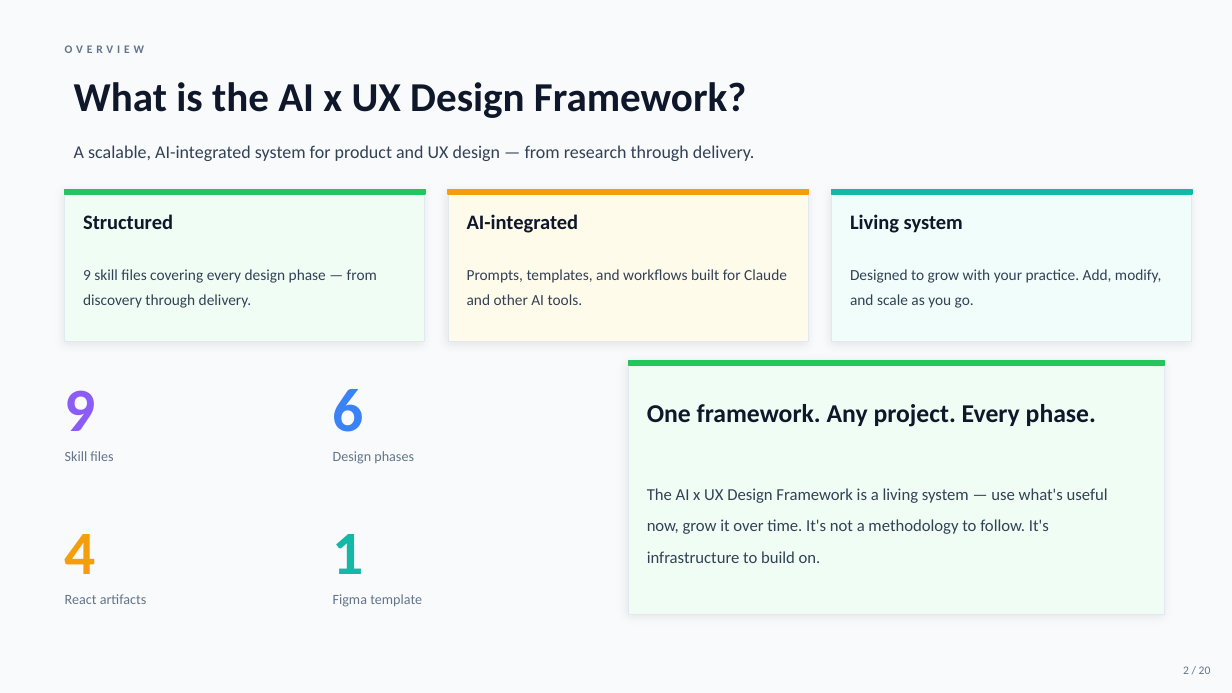
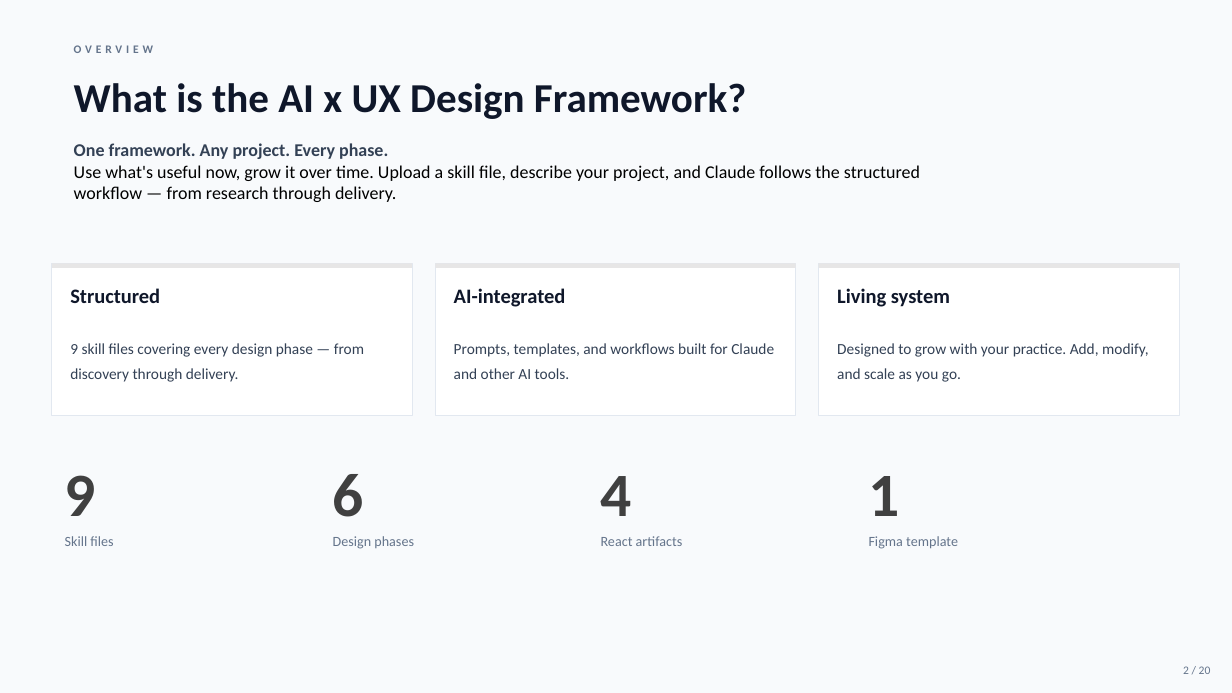
Before and after one commit to quinrobinson/agentic-product-design-framework, a slide deck: slide 2 of artifacts/onboarding-deck.pptx. Drawn at 1232x693 pixels with LibreOffice and Linux fonts; fonts in the diff are those of the drawing. Boxes give left, top, right and bottom in pixels: in the first picture for what was removed or moved away, otherwise in the second. Text is boxed around its words. In the diff, an @@ line names an element or a change of style, - is before the commit and + after.

```diff
--- a/artifacts/onboarding-deck.pptx
+++ b/artifacts/onboarding-deck.pptx
@@ text "OVERVIEW": place and size @@
-text "OVERVIEW" at (65, 45, 144, 53)
+text "OVERVIEW" at (74, 45, 153, 53)
@@ text "One framework. Any project. Every ..." at (74, 143, 920, 202): vertical alignment middle to top @@
@@ text at (74, 143, 920, 202): text changed; text colour #334155 to #000000 @@
-A scalable, AI-integrated system for product and UX design — from research through delivery.
+One framework. Any project. Every phase.
+Use what's useful now, grow it over time. Upload a skill file, describe your project, and Claude follows the structured workflow — from research through delivery.
@@ rectangle at (52, 263, 412, 416): fill #F0FDF4 to #FFFFFF; shadow off @@
@@ rectangle at (52, 263, 412, 268): fill #22C55E to #E7E6E6; outline #22C55E 1 pt to none @@
@@ rectangle at (435, 263, 796, 416): fill #FFFBEB to #FFFFFF; shadow off @@
@@ rectangle at (435, 263, 796, 268): fill #F59E0B to #E7E6E6; outline #F59E0B 1 pt to none @@
@@ 6 texts, 6 rectangles: place and size @@
-6 texts, 6 rectangles at (65, 189, 1192, 342)
+6 texts, 6 rectangles at (52, 263, 1179, 416)
@@ rectangle at (819, 263, 1179, 416): fill #F0FDFA to #FFFFFF; shadow off @@
@@ rectangle at (819, 263, 1179, 268): fill #14B8A6 to #E7E6E6; outline #14B8A6 1 pt to none @@
@@ rectangle removed at (628, 360, 1165, 615) @@
@@ rectangle removed at (628, 360, 1165, 365) @@
@@ text removed at (647, 404, 1096, 427) @@
-One framework. Any project. Every phase.
@@ text "9" at (65, 475, 96, 516): text colour #8B5CF6 to #404040 @@
@@ text "6" at (333, 474, 364, 517): text colour #3B82F6 to #404040 @@
@@ text "4" at (601, 476, 632, 516): text colour #F59E0B to #404040 @@
@@ text "1" at (869, 476, 900, 516): text colour #14B8A6 to #404040 @@
@@ text removed at (647, 488, 1108, 563) @@
-The AI x UX Design Framework is a living system — use what's useful now, grow it over time. It's not a methodology to follow. It's infrastructure to build on.
@@ 4 texts: place and size @@
-4 texts at (65, 389, 414, 464)
+4 texts at (65, 474, 414, 549)
@@ 4 texts: place and size @@
-4 texts at (65, 534, 422, 607)
+4 texts at (601, 476, 958, 549)
```
Also in this commit, not shown: 19 other slides changed.
